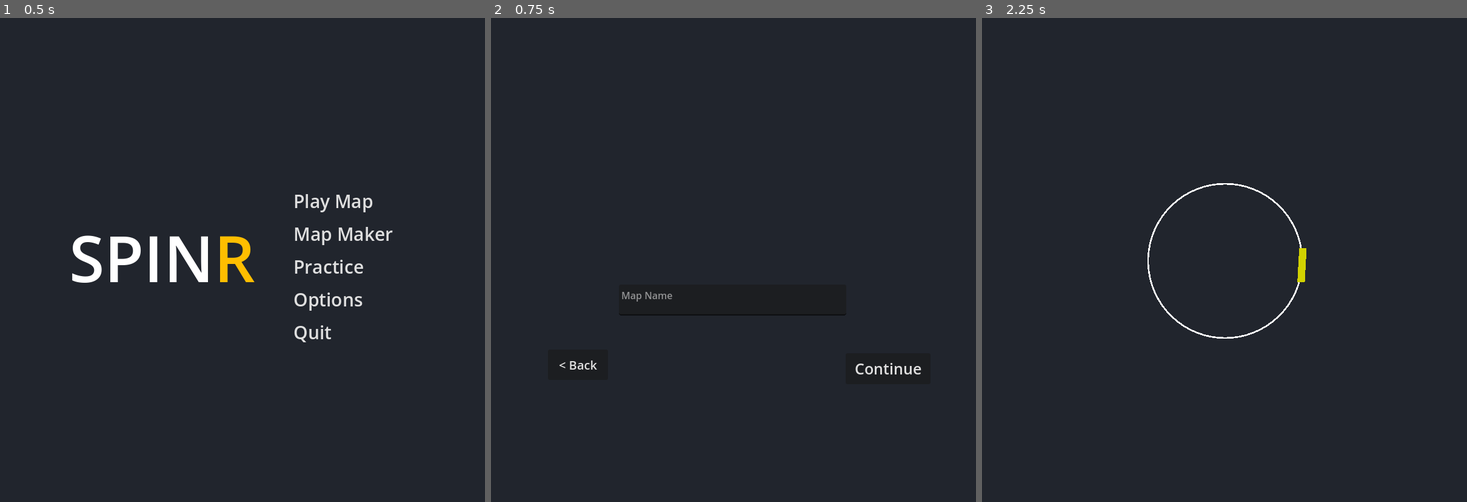
Above: before the commit, frames 1-3 (left to right).
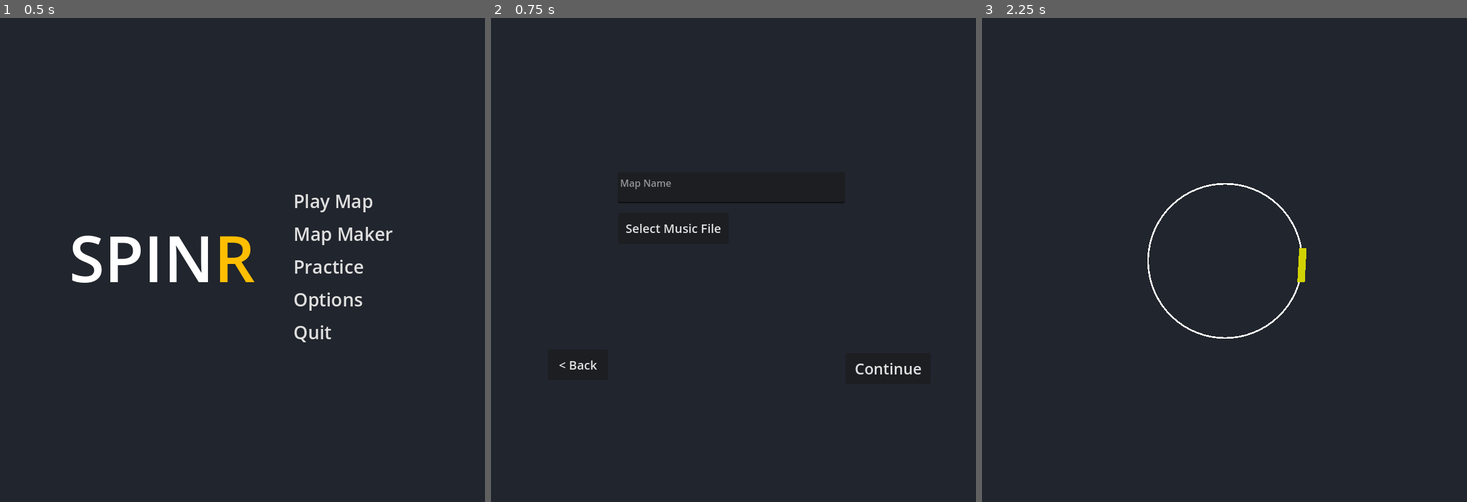
Above: after the commit, the same moments.

Repository: Swivet-Effect/SpinR
Game: Godot game, scene res://Scenes/Menus/MainMenu.tscn
Two runs of this game, one before a commit and one after it. Both use one fixed random seed, a clock stepped at 60 frames per second and the inputs below.
Inputs:
- Up to frame 1 (0.5 s): no input
- Up to frame 2 (0.75 s): click "Map Maker" at 0.5 s
- Up to frame 3 (2.25 s): click "< Back" at 1.25 s; click "Practice" at 2 s

Frame 1 is identical in both runs. In frame 2, 0.5% of the frame differs, in the area x 26-74%, y 33-62%; in frame 3, nothing differs.

Commit message:
Improved Map Maker Menu

Diff:
--- a/Scenes/Menus/MainMenu.tscn
+++ b/Scenes/Menus/MainMenu.tscn
@@ -31,6 +31,7 @@
 color = Color(0.129412, 0.145098, 0.176471, 1)
 
 [node name="SPIN" type="Label" parent="CanvasLayer/R"]
+layout_mode = 0
 offset_left = -34.0
 offset_right = 273.0
 offset_bottom = 146.0
@@ -84,6 +85,8 @@
 flat = true
 alignment = 0
 
-[connection signal="pressed" from="CanvasLayer/Buttons/MapsButton" to="." method="_on_debug_button_pressed"]
-[connection signal="pressed" from="CanvasLayer/Buttons/MapMakerButton" to="." method="_on_map_maker_button_pressed"]
-[connection signal="pressed" from="CanvasLayer/Buttons/PracticeButton" to="." method="_on_practice_button_pressed"]
+[connection signal="pressed" from="CanvasLayer/Buttons/MapsButton" to="." method="PlayButtonPressed"]
+[connection signal="pressed" from="CanvasLayer/Buttons/MapMakerButton" to="." method="MapMakerButtonPressed"]
+[connection signal="pressed" from="CanvasLayer/Buttons/PracticeButton" to="." method="PracticeButtonPressed"]
+[connection signal="pressed" from="CanvasLayer/Buttons/Options Button" to="." method="OptionsButtonPressed"]
+[connection signal="pressed" from="CanvasLayer/Buttons/Quit Button" to="." method="QuitButtonPressed"]
--- a/Scenes/Menus/MapNamer.tscn
+++ b/Scenes/Menus/MapNamer.tscn
@@ -14,10 +14,10 @@
 [node name="CanvasLayer" type="CanvasLayer" parent="."]
 
 [node name="NameInput" type="TextEdit" parent="CanvasLayer"]
-offset_left = 211.0
-offset_top = 439.0
-offset_right = 586.0
-offset_bottom = 490.0
+offset_left = 209.0
+offset_top = 254.0
+offset_right = 584.0
+offset_bottom = 305.0
 placeholder_text = "Map Name"
 
 [node name="ContinueButton" type="Button" parent="CanvasLayer"]
@@ -28,15 +28,6 @@
 theme_override_font_sizes/font_size = 25
 text = "Continue"
 
-[node name="Warning" type="Label" parent="CanvasLayer"]
-visible = false
-offset_left = 279.0
-offset_top = 454.0
-offset_right = 510.0
-offset_bottom = 491.0
-theme_override_font_sizes/font_size = 25
-text = "Map Already Exists"
-
 [node name="Back Button" type="Button" parent="CanvasLayer"]
 offset_left = 94.0
 offset_top = 546.0
@@ -45,7 +36,61 @@
 theme_override_font_sizes/font_size = 20
 text = "< Back"
 
+[node name="FileDialog" type="FileDialog" parent="CanvasLayer"]
+title = "Open a File"
+initial_position = 1
+ok_button_text = "Open"
+file_mode = 0
+access = 2
+filters = PackedStringArray("*.mp3")
+use_native_dialog = true
+
+[node name="Music Select Button" type="Button" parent="CanvasLayer"]
+offset_left = 210.0
+offset_top = 321.0
+offset_right = 392.0
+offset_bottom = 372.0
+theme_override_font_sizes/font_size = 20
+text = "Select Music File"
+
+[node name="Warnings" type="VBoxContainer" parent="CanvasLayer"]
+offset_left = 281.0
+offset_top = 507.0
+offset_right = 508.0
+offset_bottom = 659.0
+alignment = 1
+
+[node name="Preexist Warning" type="Label" parent="CanvasLayer/Warnings"]
+visible = false
+layout_mode = 2
+theme_override_font_sizes/font_size = 25
+text = "Map Already Exists"
+horizontal_alignment = 1
+
+[node name="No Name Warning" type="Label" parent="CanvasLayer/Warnings"]
+visible = false
+layout_mode = 2
+theme_override_font_sizes/font_size = 25
+text = "No Name Input"
+horizontal_alignment = 1
+
+[node name="Invalid File Warning" type="Label" parent="CanvasLayer/Warnings"]
+visible = false
+layout_mode = 2
+theme_override_font_sizes/font_size = 25
+text = "Invalid File Type"
+horizontal_alignment = 1
+
+[node name="No Music Warning" type="Label" parent="CanvasLayer/Warnings"]
+visible = false
+layout_mode = 2
+theme_override_font_sizes/font_size = 25
+text = "No File Selected"
+horizontal_alignment = 1
+
 [node name="AudioLoader" type="AudioStreamPlayer2D" parent="."]
 
 [connection signal="pressed" from="CanvasLayer/ContinueButton" to="." method="_on_continue_button_pressed"]
 [connection signal="pressed" from="CanvasLayer/Back Button" to="." method="_on_back_button_pressed"]
+[connection signal="file_selected" from="CanvasLayer/FileDialog" to="." method="FileChosen"]
+[connection signal="pressed" from="CanvasLayer/Music Select Button" to="." method="MusicSelectButtonPressed"]
--- /dev/null
+++ b/Scenes/Menus/OptionsMenu.tscn
@@ -0,0 +1,47 @@
+[gd_scene load_steps=2 format=3 uid="uid://dre0ltfavlxir"]
+
+[ext_resource type="Script" uid="uid://bs0jpngdkcg4q" path="res://Scripts/Menu Scripts/OptionsMenu.gd" id="1_6fwcd"]
+
+[node name="Options Menu" type="Control"]
+layout_mode = 3
+anchors_preset = 15
+anchor_right = 1.0
+anchor_bottom = 1.0
+grow_horizontal = 2
+grow_vertical = 2
+script = ExtResource("1_6fwcd")
+
+[node name="CanvasLayer" type="CanvasLayer" parent="."]
+
+[node name="Back Button" type="Button" parent="CanvasLayer"]
+offset_left = 49.0
+offset_top = 38.0
+offset_right = 135.0
+offset_bottom = 77.0
+theme_override_font_sizes/font_size = 20
+text = "< Back"
+
+[node name="Control Changer" type="OptionButton" parent="CanvasLayer"]
+offset_left = 395.0
+offset_top = 129.0
+offset_right = 570.0
+offset_bottom = 167.0
+selected = 0
+allow_reselect = true
+item_count = 2
+popup/item_0/text = "Mouse"
+popup/item_0/id = 0
+popup/item_1/text = "Controller"
+popup/item_1/id = 1
+
+[node name="Text" type="Label" parent="CanvasLayer/Control Changer"]
+layout_mode = 0
+offset_left = -199.0
+offset_top = 1.0
+offset_right = -27.0
+offset_bottom = 36.0
+theme_override_font_sizes/font_size = 25
+text = "Input Method:"
+
+[connection signal="pressed" from="CanvasLayer/Back Button" to="." method="BackButtonPressed"]
+[connection signal="item_selected" from="CanvasLayer/Control Changer" to="." method="InputMethodChanged"]
--- a/Scripts/GlobalVariables.gd
+++ b/Scripts/GlobalVariables.gd
@@ -11,6 +11,7 @@
 var practiceMode = "res://Scenes/Gameplay/PracticeMode.tscn"
 var mapSelection = "res://Scenes/Menus/MapSelectionScreen.tscn"
 var mapNamer = "res://Scenes/Menus/MapNamer.tscn"
+var optionsMenu = "res://Scenes/Menus/OptionsMenu.tscn"
 
 # Map Settings ----------
 var mapTitle
--- a/Scripts/Map Maker Scripts/MapMaker.gd
+++ b/Scripts/Map Maker Scripts/MapMaker.gd
@@ -4,51 +4,66 @@
 var userPath = OS.get_data_dir()
 
 # Letting the user set the route to their music file
-var musicPath = "Pass"
+var musicPath : String
 
 func _on_continue_button_pressed():
-	# Taking the player's name input for the map
-	var mapName = $CanvasLayer/NameInput.text
-	# Set the path to the .spr file using all of the gathered info
-	var filePath = userPath + "/SpinR/" + mapName + ".spr"
-	# Set map metadata
-	var map = [{"title": mapName, "speed": 100}]
 
-	# As long as the file doesn't already exist
-	if not FileAccess.file_exists(filePath):
-		# Start a new ziping instance and open the file
-		var writer = ZIPPacker.new()
-		writer.open(filePath)
-		# Translate/Convert the map data
-		var mapJson = JSON.stringify(map)
-		var mapConverted = mapJson.to_utf8_buffer()
-		# Create a .json file to store map data
-		writer.start_file("map.json")
-		# Write the map data
-		writer.write_file(mapConverted)
-		# Closes the .json file
-		writer.close_file()
-		# Open the user's chosen audio file to get the data from it
-		var file = FileAccess.open(musicPath, FileAccess.READ)
-		# Make the read data usable in a zip
-		var data = file.get_buffer(file.get_length())
-		# Close the file to avoid memory issues
-		file.close()
-		# Make a new blank .mp3 file to write the music and data into
-		writer.start_file("music.mp3")
-		# Write the converted data into the new blank .mp3 file
-		writer.write_file(data)
-		# Close the .spr file to avoid memory issues
-		writer.close()
+	# Taking the player's name input for the map if the name input filled
+	if $CanvasLayer/NameInput.text != "" and musicPath != null:
+		var mapName = $CanvasLayer/NameInput.text
+		# Set the path to the .spr file using all of the gathered info
+		var filePath = userPath + "/SpinR/" + mapName + ".spr"
+		# Set map metadata
+		var map = [{"title": mapName, "speed": 100}]
 
-		# Move to the next screen
+		# As long as the file doesn't already exist
+		if not FileAccess.file_exists(filePath):
+			# Start a new ziping instance and open the file
+			var writer = ZIPPacker.new()
+			writer.open(filePath)
+			# Translate/Convert the map data
+			var mapJson = JSON.stringify(map)
+			var mapConverted = mapJson.to_utf8_buffer()
+			# Create a .json file to store map data
+			writer.start_file("map.json")
+			# Write the map data
+			writer.write_file(mapConverted)
+			# Closes the .json file
+			writer.close_file()
+			# Open the user's chosen audio file to get the data from it
+			var file = FileAccess.open(musicPath, FileAccess.READ)
+			# Make the read data usable in a zip
+			var data = file.get_buffer(file.get_length())
+			# Close the file to avoid memory issues
+			file.close()
+			# Make a new blank .mp3 file to write the music and data into
+			writer.start_file("music.mp3")
+			# Write the converted data into the new blank .mp3 file
+			writer.write_file(data)
+			# Close the .spr file to avoid memory issues
+			writer.close()
 
-		Global.mapTitle = mapName
-
-		get_tree().change_scene_to_file(Global.mapMaker)
-	else:
-	# If the file already exists, Warn the user
-		$CanvasLayer/Warning.visible = true
+			# Move to the next screen
+			Global.mapTitle = mapName
+			get_tree().change_scene_to_file(Global.mapMaker)
+		else:
+		# If the file already exists, Warn the user
+			$"CanvasLayer/Warnings/Preexist Warning".visible = true
+	elif $CanvasLayer/NameInput.text == "":
+		# If file hasn't been named, warn the user
+		$"CanvasLayer/Warnings/No Name Warning".visible = true
+	elif musicPath == null:
+		$"CanvasLayer/Warnings/No Music Warning".visible = true
 
 func _on_back_button_pressed():
 	get_tree().change_scene_to_file(Global.mainMenu)
+
+func MusicSelectButtonPressed():
+	$CanvasLayer/FileDialog.visible = true
+
+func FileChosen(path):
+	if path.get_extension() == "mp3":
+		$"CanvasLayer/Warnings/Invalid File Warning".visible = false
+		musicPath = path
+	else:
+		$"CanvasLayer/Warnings/Invalid File Warning".visible = true
--- a/Scripts/Menu Scripts/MainMenu.gd
+++ b/Scripts/Menu Scripts/MainMenu.gd
@@ -1,10 +1,16 @@
 extends Control
 
-func _on_debug_button_pressed():
+func QuitButtonPressed():
+	get_tree().quit()
+
+func OptionsButtonPressed():
+	get_tree().change_scene_to_file(Global.optionsMenu)
+
+func PlayButtonPressed():
 	get_tree().change_scene_to_file(Global.mapSelection)
 
-func _on_map_maker_button_pressed():
+func MapMakerButtonPressed():
 	get_tree().change_scene_to_file(Global.mapNamer)
 
-func _on_practice_button_pressed():
+func PracticeButtonPressed():
 	get_tree().change_scene_to_file(Global.practiceMode)
--- /dev/null
+++ b/Scripts/Menu Scripts/OptionsMenu.gd
@@ -0,0 +1,12 @@
+extends Control
+
+func BackButtonPressed():
+	get_tree().change_scene_to_file(Global.mainMenu)
+
+func InputMethodChanged(index):
+	if index == 0:
+		Global.inputType = "mouse"
+	elif index == 1:
+		Global.inputType = "controller"
+	else:
+		Global.inputType = "mouse"
Not shown, added: Scripts/Menu Scripts/OptionsMenu.gd.uid
